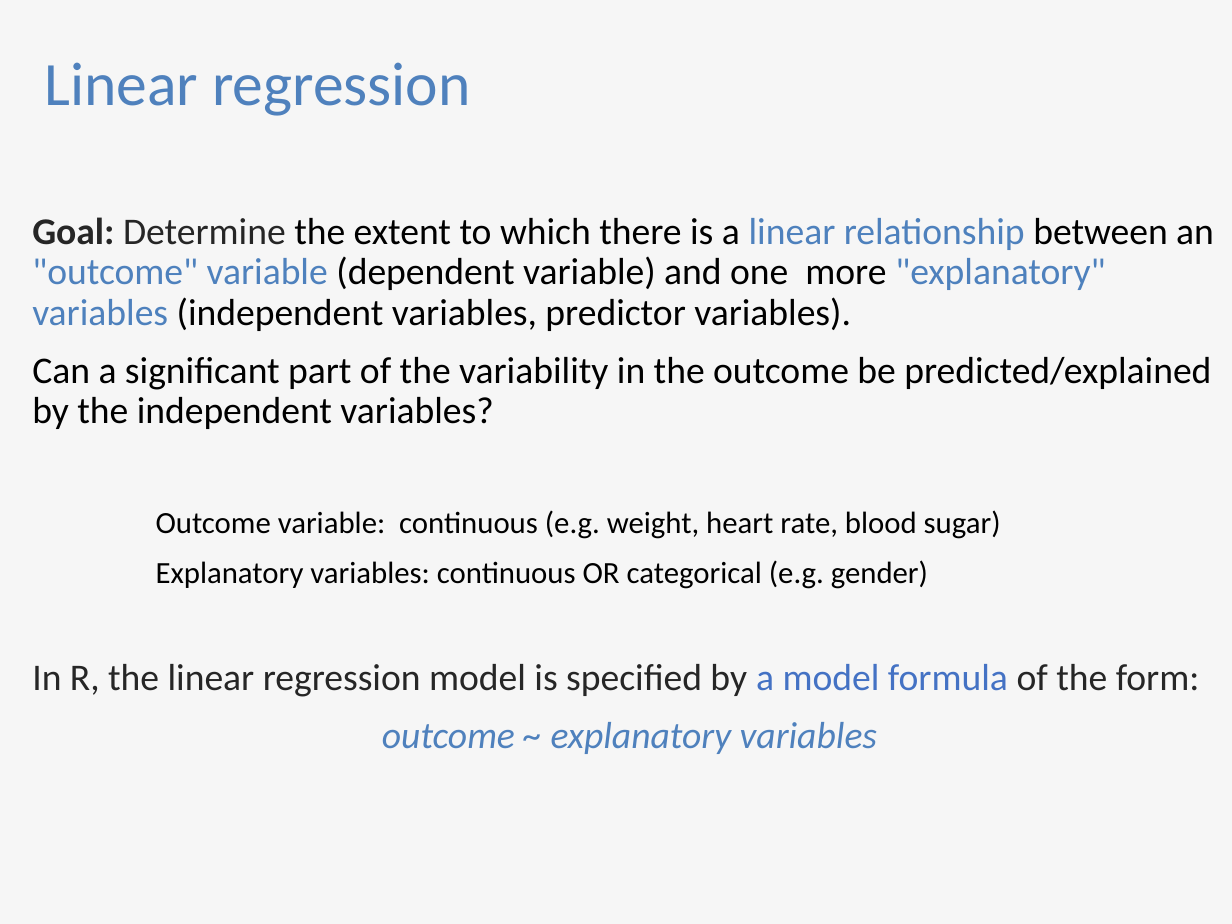
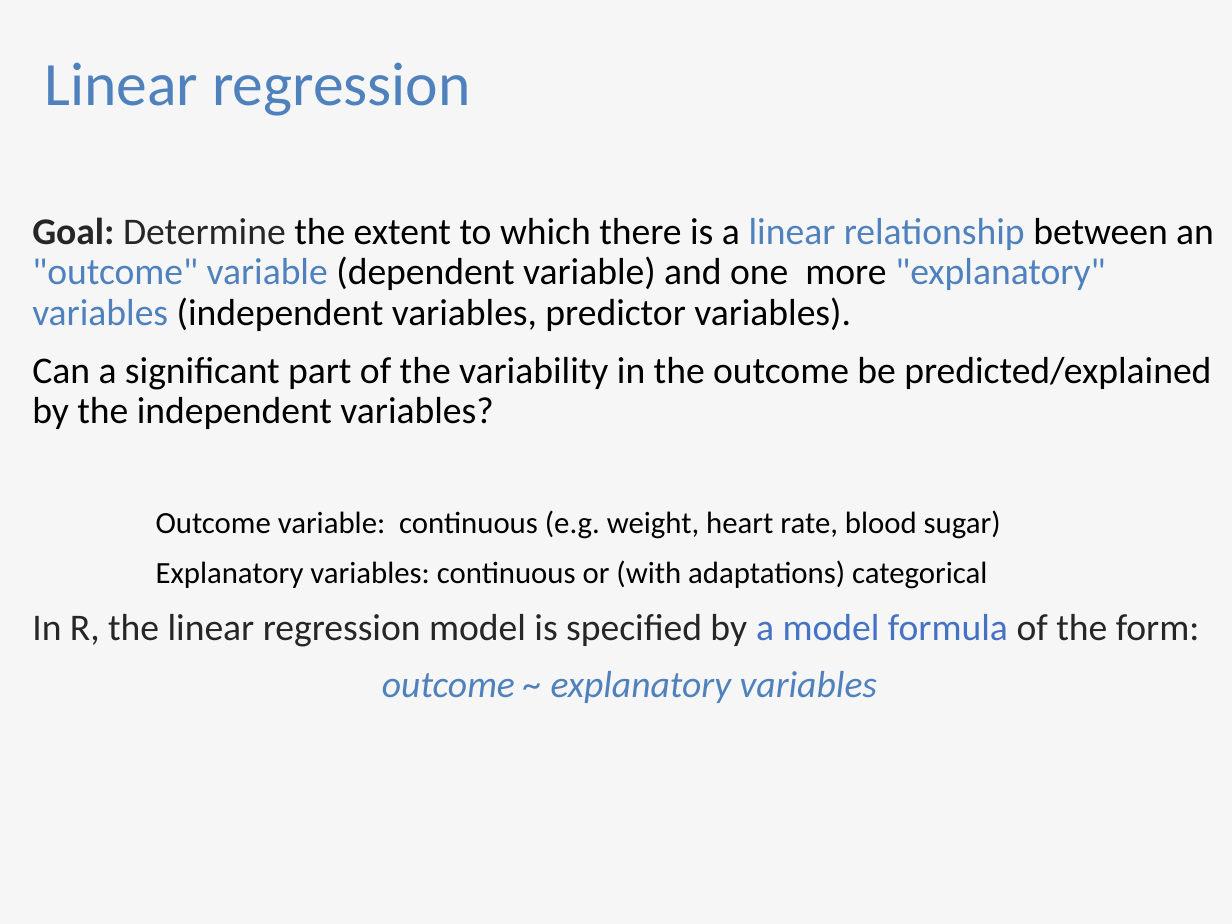
Before and after one commit to sib-swiss/first-steps-with-R-training, a slide deck: slide 36 of assets/pptx/First-steps-with-R_day2_afternoon.pptx. Drawn at 1232x924 pixels with LibreOffice and Linux fonts; fonts in the diff are those of the drawing. Boxes give left, top, right and bottom in pixels: in the first picture for what was removed or moved away, otherwise in the second. Text is boxed around its words. In the diff, an @@ line names an element or a change of style, - is before the commit and + after.

```diff
--- a/assets/pptx/First-steps-with-R_day2_afternoon.pptx
+++ b/assets/pptx/First-steps-with-R_day2_afternoon.pptx
@@ text at [156,560,987,589]: text changed @@
-Explanatory variables: continuous OR categorical (e.g. gender)
+Explanatory variables: continuous or (with adaptations) categorical
```
Also in this commit, not shown: 7 other slides changed, 1 other file.
